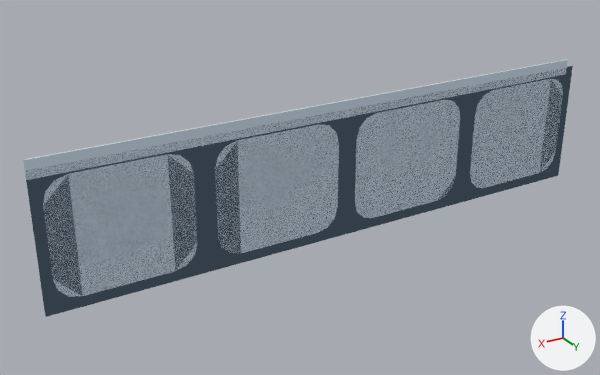
Before and after pictures for a commit that changed the glTF model Assets/TD2/Screen3D/Kit07/white3d/Terrain_TopRun4L.gltf.
Before and after are seen from a 50 mm lens placed at (3.11, 4.82, 2.76), pointed at (0.37, 0.25, 0.48). The lights are fixed; the arrows at lower right show +X, +Y and +Z. The first picture is the older version. Vertices at exactly the same position are counted once.

The first picture shows 'Terrain_TopRun4L_baked'.
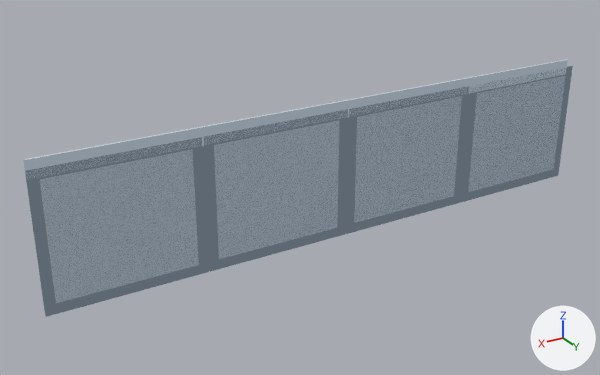
Where the change shows, as pixel boxes [x1, y1, x2, y2] in the pictures (600 x 375 px):
part 1 of me_terrain_toprun4l_005, rebuilt (8% taller)
    before: [43, 154, 197, 297]
    after: [40, 149, 199, 303]
part 2 of me_terrain_toprun4l_005, rebuilt (8% taller)
    before: [355, 100, 460, 218]
    after: [354, 96, 462, 223]
part 3 of me_terrain_toprun4l_005, rebuilt (6% taller)
    before: [215, 124, 339, 254]
    after: [214, 121, 339, 259]
part 4 of me_terrain_toprun4l_005, reshaped
    before: [470, 79, 563, 188]
    after: [468, 76, 565, 192]
part 5 of me_terrain_toprun4l_005, recoloured
    both: [26, 66, 573, 317]

Diff of the bpy script that builds the scene:
```diff
--- a/Assets/TD2/Screen3D/Kit07/white3d/Terrain_TopRun4L.gltf.py
+++ b/Assets/TD2/Screen3D/Kit07/white3d/Terrain_TopRun4L.gltf.py
@@ mat_k07_white_seam_soft @@
+mat_k07_white_seam_soft = bpy.data.materials.new('K07_white_seam_soft')
+# nodes: BsdfTransparent, Emission, LightPath, MixShader, OutputMaterial
+# colours: greyish blue #5d6873
@@ mat_k07_white_panel_wall_light @@
+mat_k07_white_panel_wall_light = bpy.data.materials.new('K07_white_panel_wall_light')
+# nodes: BsdfTransparent, Emission, LightPath, MixShader, OutputMaterial
+# colours: light grey #d9dfe4
@@ mat_k07_white_panel_wall_dark @@
+mat_k07_white_panel_wall_dark = bpy.data.materials.new('K07_white_panel_wall_dark')
+# nodes: BsdfTransparent, Emission, LightPath, MixShader, OutputMaterial
+# colours: grey #7f8a94
@@ mat_k07_white_panel_wall @@
+mat_k07_white_panel_wall = bpy.data.materials.new('K07_white_panel_wall')
+# nodes: BsdfTransparent, Emission, LightPath, MixShader, OutputMaterial
+# colours: light grey #b3bcc4
@@ me_terrain_toprun4l_005 @@
-me_terrain_toprun4l_005.from_pydata(...)  # 444 vertices, 862 faces; spans x -2.05..2.28, y -0.04..0.7, z 0.03..1.22
+me_terrain_toprun4l_005.from_pydata(...)  # 283 vertices, 542 faces; spans x -2.05..2.28, y -0.04..0.7, z 0.03..1.22
+# me_terrain_toprun4l_005 part 1: the loose piece of 64 vertices spanning x 1.06..2.22, y 0.0..0.7, z 0.06..1.1 is rebuilt with 24 vertices and now spans x 1.06..2.22, y 0.0..0.7, z 0.06..1.1
+# me_terrain_toprun4l_005 part 2: the loose piece of 64 vertices spanning x -0.94..0.22, y 0.0..0.7, z 0.06..1.1 is rebuilt with 24 vertices and now spans x -0.94..0.22, y 0.0..0.7, z 0.06..1.1
+# me_terrain_toprun4l_005 part 3: the loose piece of 64 vertices spanning x 0.06..1.22, y 0.0..0.7, z 0.06..1.1 is rebuilt with 24 vertices and now spans x 0.06..1.22, y 0.0..0.7, z 0.06..1.1
+# me_terrain_toprun4l_005 part 4
+# 64 vertices are removed from x -1.94..-0.78, y 0.0..0.7, z 0.06..1.1
+# 189 faces are deleted
+# 14 vertices move within x -0.96..2.04, y 0.08..0.11, z 0.91..0.97
+# 15 vertices are added at x -1.94..-0.78, y 0.0..0.7, z 0.06..1.1
+# 8 new vertices lie (0.0, 0.0, 0.74) away from vertices in x -1.94..-0.78, y 0.0..0.7, z 0.07..0.35
+# 51 new faces join them, mat_k07_white_seam_soft
+# 25 new faces join them, mat_k07_white_panel_wall_dark
+# 7 new faces join them, mat_k07_white_panel_wall_light
+# 12 new faces join them, mat_k07_white_panel_wall
+# 3 new faces join them, mat_k07_white_panel_dark
+# 3 new faces join them, mat_k07_white_panel
+# 7 new faces join them, mat_k07_white_graphite_dark
+# 1 new face joins them, mat_k07_white_graphite
+# me_terrain_toprun4l_005 part 5: 120 faces spanning x -1.97..2.28, y 0.08..0.7, z 0.03..1.16 switch from mat_k07_white_graphite_dark to mat_k07_white_seam_soft
 me_terrain_toprun4l_005.materials.append(mat_k07_white_panel_dark)
@@ me_terrain_toprun4l_005 @@
 me_terrain_toprun4l_005.materials.append(mat_k07_white_graphite)
+me_terrain_toprun4l_005.materials.append(mat_k07_white_panel_wall_dark)
+me_terrain_toprun4l_005.materials.append(mat_k07_white_panel_wall_light)
+me_terrain_toprun4l_005.materials.append(mat_k07_white_panel_wall)
```
